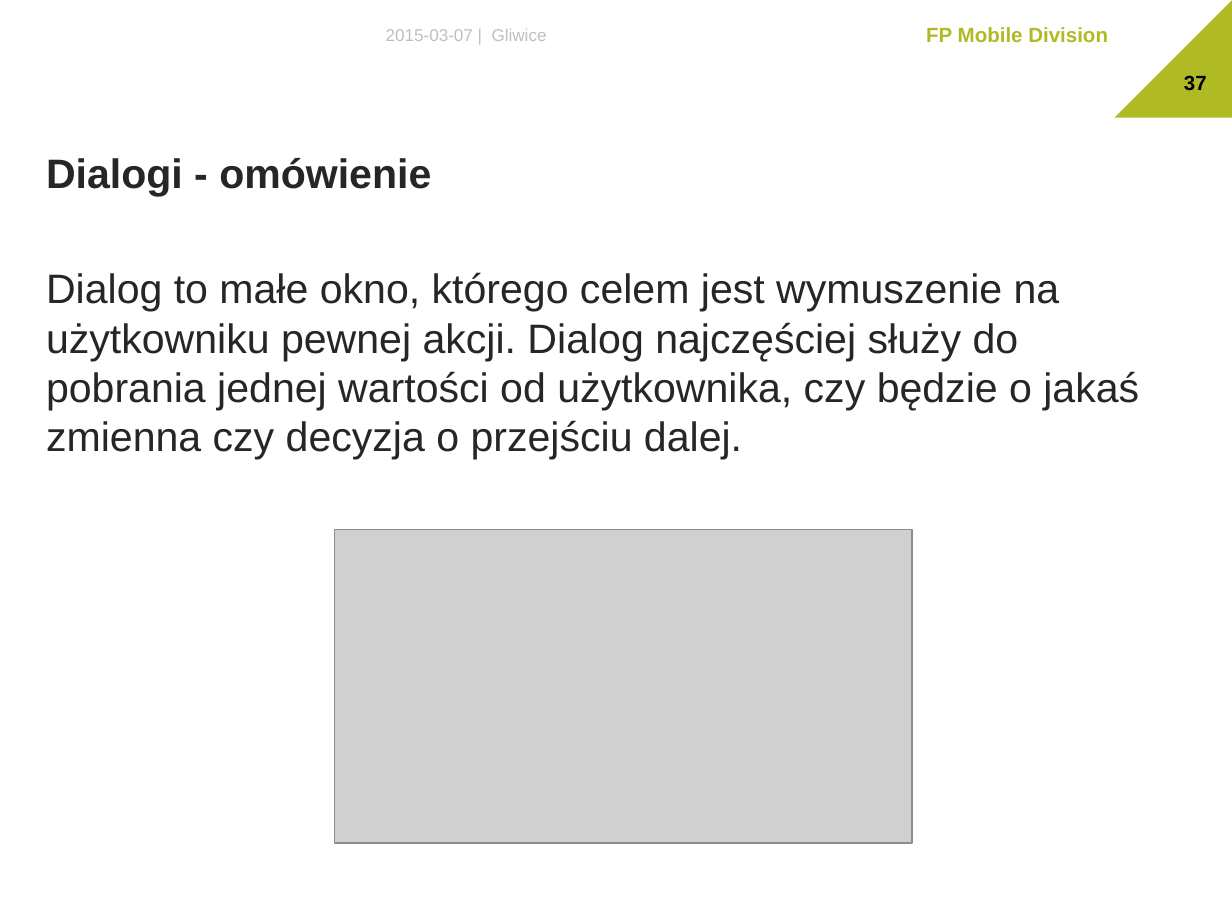
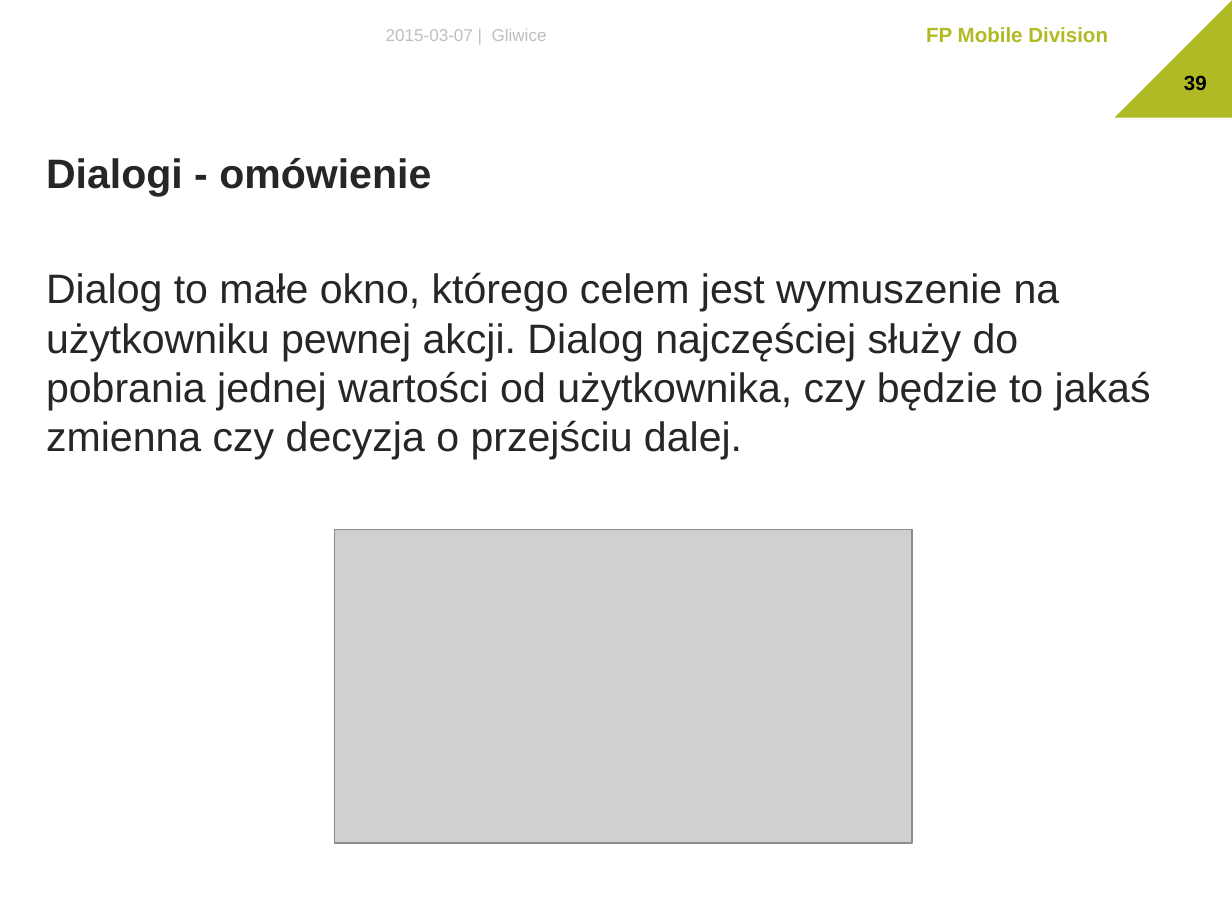
Before and after one commit to The-Lizard-Project/android-basics, a slide deck: slide 39 of Dokumenty/Presentation.pptx (slide 37 before the commit). Drawn at 1232x924 pixels with LibreOffice and Linux fonts; fonts in the diff are those of the drawing; grey boxes stand for pictures; background and template pictures are left out. Boxes give left, top, right and bottom in pixels: in the first picture for what was removed or moved away, otherwise in the second. Text is boxed around its words. In the diff, an @@ line names an element or a change of style, - is before the commit and + after.

```diff
--- a/Dokumenty/Presentation.pptx
+++ b/Dokumenty/Presentation.pptx
@@ page number at box(1184, 75, 1207, 90): text changed @@
-37
+39
@@ text at box(46, 272, 1151, 460): text changed @@
-Dialog to małe okno, którego celem jest wymuszenie na użytkowniku pewnej akcji. Dialog najczęściej służy do pobrania jednej wartości od użytkownika, czy będzie o jakaś zmienna czy decyzja o przejściu dalej.
+Dialog to małe okno, którego celem jest wymuszenie na użytkowniku pewnej akcji. Dialog najczęściej służy do pobrania jednej wartości od użytkownika, czy będzie to jakaś zmienna czy decyzja o przejściu dalej.
```
Also in this commit, not shown: 18 other slides changed, 6 slides added, 2 slides removed.
